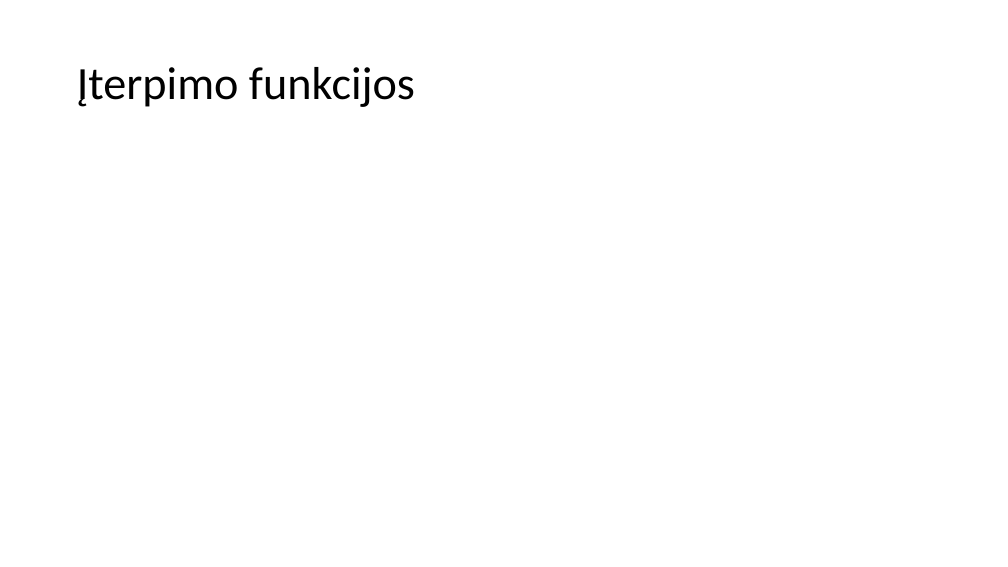
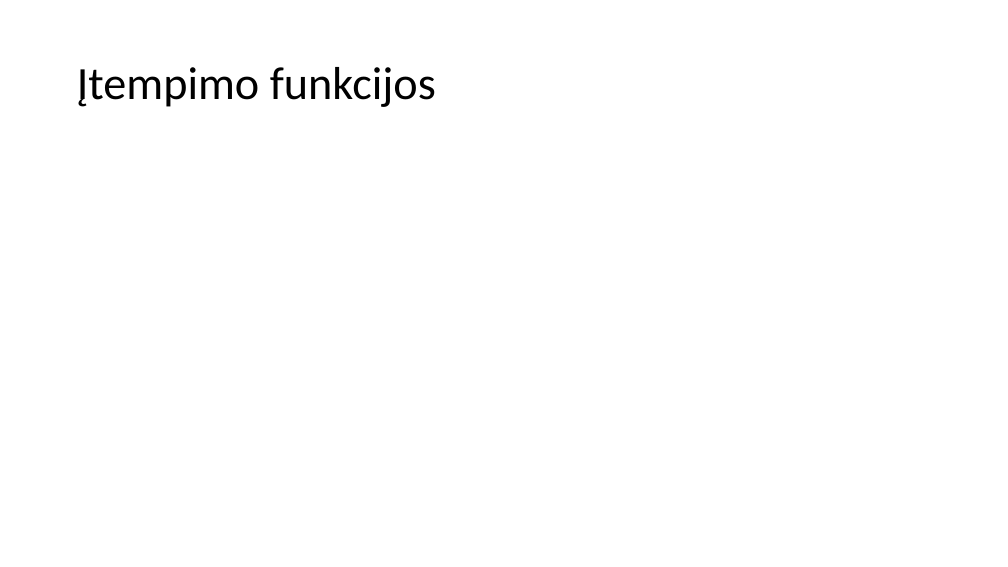
Before and after one commit to dovmar/PDVS, a slide deck: slide 11 of MDS/MDS_pristatymas.pptx. Drawn at 1008x567 pixels with LibreOffice and Linux fonts; fonts in the diff are those of the drawing; grey boxes stand for pictures. Boxes give left, top, right and bottom in pixels: in the first picture for what was removed or moved away, otherwise in the second. Text is boxed around its words. In the diff, an @@ line names an element or a change of style, - is before the commit and + after.

```diff
--- a/MDS/MDS_pristatymas.pptx
+++ b/MDS/MDS_pristatymas.pptx
@@ title at (x1=77, y1=67, x2=436, y2=107): text changed @@
-Įterpimo funkcijos
+Įtempimo funkcijos
```
Also in this commit, not shown: 7 other slides changed, 2 other files.
